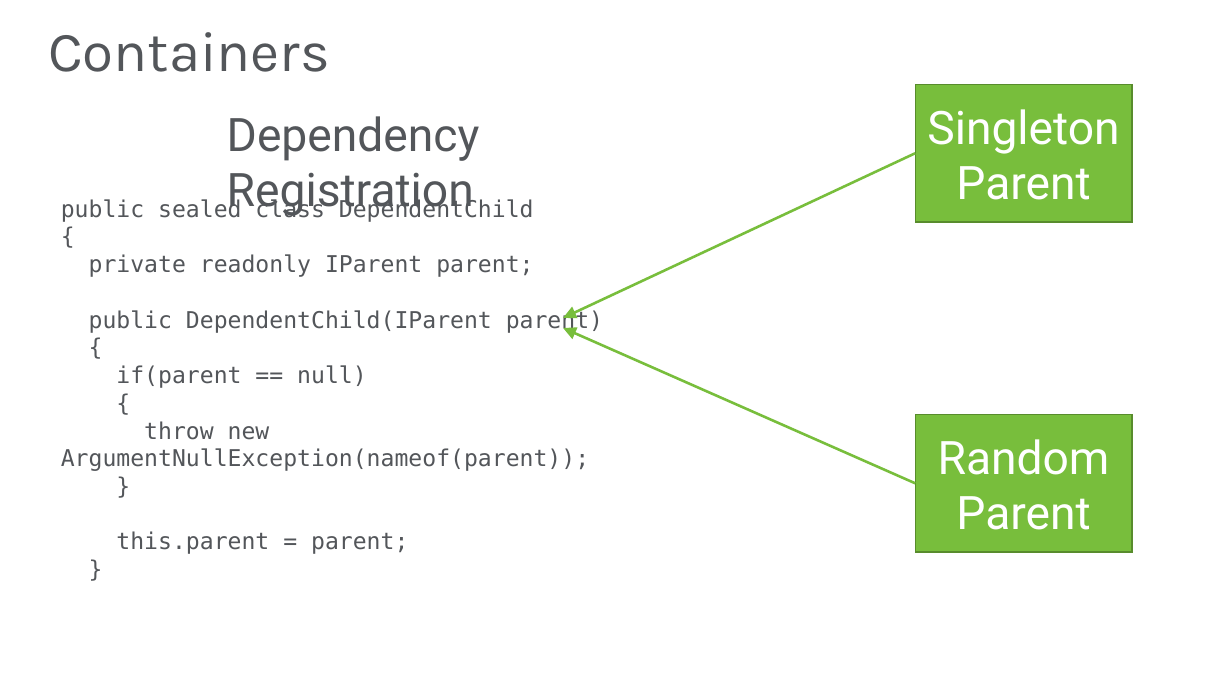
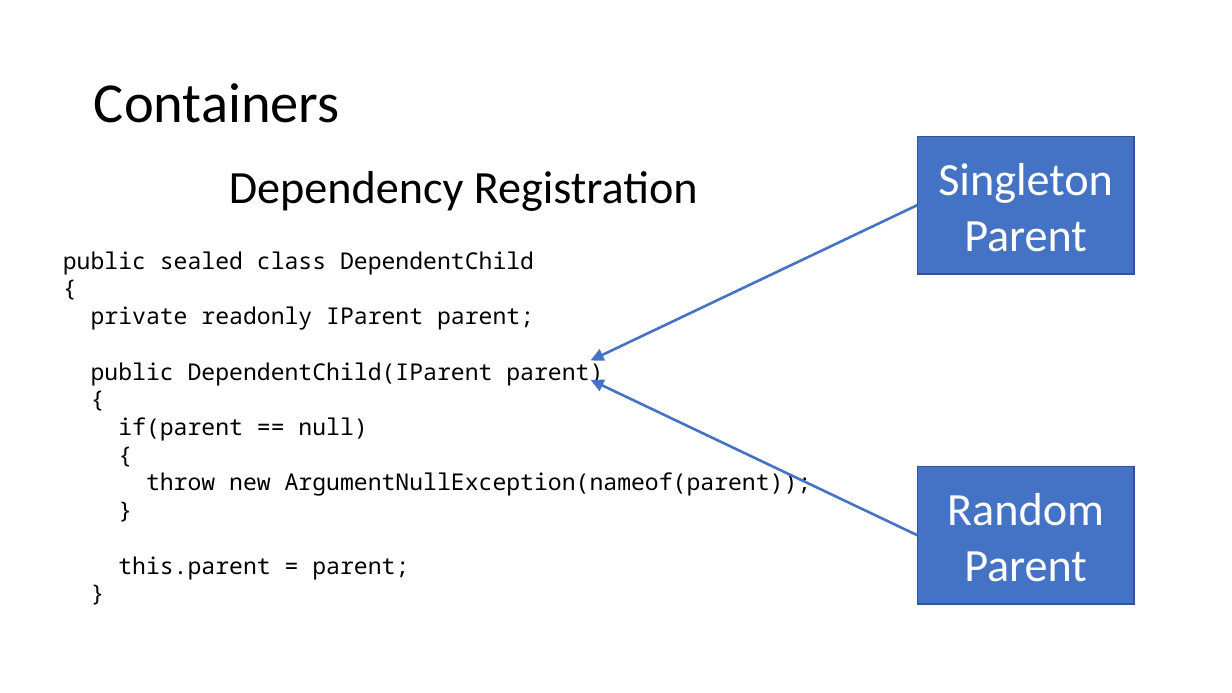
Before and after one commit to JasonBock/Presentations, a slide deck: slide 31 of Dependencies Demystified.pptx. Drawn at 1232x693 pixels with LibreOffice and Linux fonts; fonts in the diff are those of the drawing; background and template pictures are left out. Boxes give left, top, right and bottom in pixels: in the first picture for what was removed or moved away, otherwise in the second. Text is boxed around its words. In the diff, an @@ line names an element or a change of style, - is before the commit and + after.

```diff
--- a/Dependencies Demystified.pptx
+++ b/Dependencies Demystified.pptx
@@ title "Containers": place and size @@
-title "Containers" at [48, 32, 330, 72]
+title "Containers" at [94, 83, 340, 123]
@@ title "Containers" at [94, 83, 340, 123]: font Karla to Calibri, text colour #53565A to #000000 @@
@@ rectangle "Singleton Parent" at [918, 137, 1135, 274]: font Roboto to Calibri; fill #78BE3C to #4472C4; outline #598D2C 1 pt to #325491 1 pt @@
@@ rectangle "Singleton Parent": place and size @@
-rectangle "Singleton Parent" at [915, 84, 1132, 222]
+rectangle "Singleton Parent" at [918, 137, 1135, 274]
@@ text "Dependency Registration": place and size @@
-text "Dependency Registration" at [227, 116, 480, 217]
+text "Dependency Registration" at [229, 171, 698, 211]
@@ text "Dependency Registration" at [229, 171, 698, 211]: font Roboto to Calibri, text colour #53565A to #000000 @@
@@ arrow moved from (915, 153) - (564, 318) to (918, 205) - (591, 360) @@
@@ arrow (918, 205) - (591, 360): stroke #78BE3C 2 pt to #4472C4 2 pt @@
@@ text "public sealed class DependentChild": place and size @@
-text "public sealed class DependentChild" at [61, 198, 603, 554]
+text "public sealed class DependentChild" at [63, 251, 812, 579]
@@ text "public sealed class DependentChild" at [63, 251, 812, 579]: font DejaVu Sans Mono to Noto Sans Mono, text colour #53565A to #000000 @@
@@ arrow moved from (915, 483) - (564, 328) to (918, 535) - (591, 380) @@
@@ arrow (918, 535) - (591, 380): stroke #78BE3C 2 pt to #4472C4 2 pt @@
@@ rectangle "Random Parent": place and size @@
-rectangle "Random Parent" at [915, 415, 1132, 553]
+rectangle "Random Parent" at [918, 467, 1135, 604]
@@ rectangle "Random Parent" at [918, 467, 1135, 604]: font Roboto to Calibri; fill #78BE3C to #4472C4; outline #598D2C 1 pt to #325491 1 pt @@
```
Also in this commit, not shown: 44 other slides changed.
